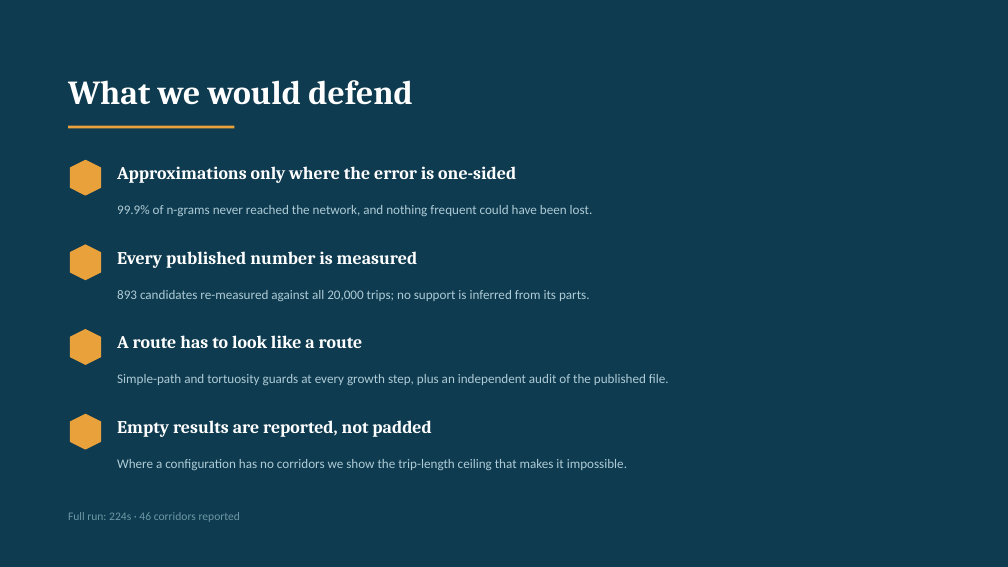
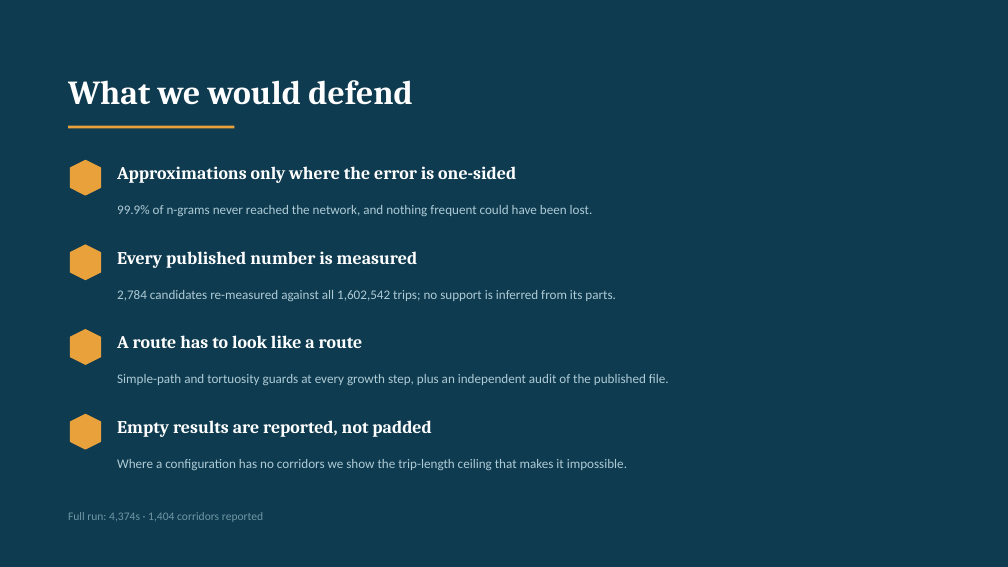
Before and after one commit to Omri5790/porto-taxi-project, a slide deck: slide 14 of output/stage3_methods_comparison.pptx. Drawn at 1008x567 pixels with LibreOffice and Linux fonts; fonts in the diff are those of the drawing. Boxes give left, top, right and bottom in pixels: in the first picture for what was removed or moved away, otherwise in the second. Text is boxed around its words. In the diff, an @@ line names an element or a change of style, - is before the commit and + after.

```diff
--- a/output/stage3_methods_comparison.pptx
+++ b/output/stage3_methods_comparison.pptx
@@ text at <box>117,290,616,301</box>: text changed @@
-893 candidates re-measured against all 20,000 trips; no support is inferred from its parts.
+2,784 candidates re-measured against all 1,602,542 trips; no support is inferred from its parts.
@@ text at <box>68,512,263,522</box>: text changed @@
-Full run: 224s · 46 corridors reported
+Full run: 4,374s · 1,404 corridors reported
```
Also in this commit, not shown: 12 other slides changed, 8 other files.
